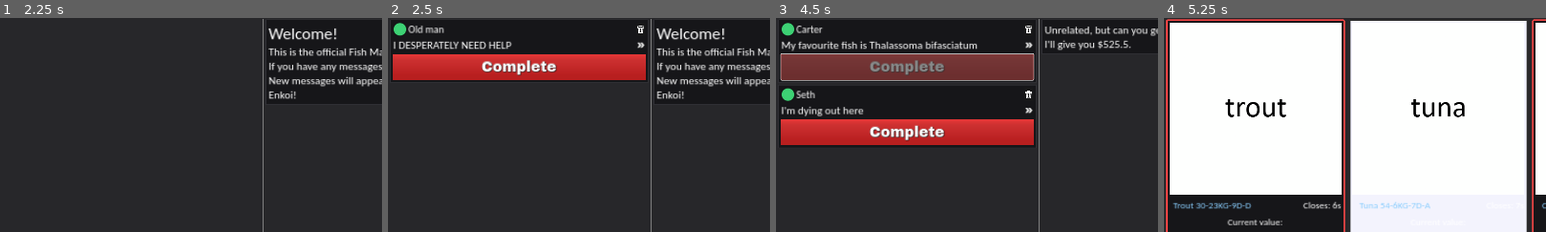
Above: before the commit, frames 1-4 (left to right).
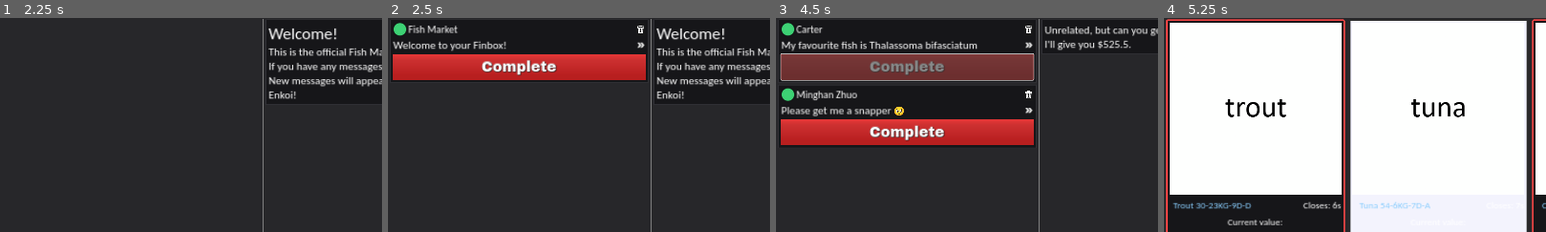
Above: after the commit, the same moments.

Repository: nirefi/fish
Game: Godot game, scene res://scenes/main.tscn
Same seed, same stepped clock (60 frames per second), same inputs: the game is played once before the commit and once after it.
Inputs (mouse positions are % of the whole screen's width and height, from its top left):
- Up to frame 1 (2.25 s): click "Browse" at 0.5 s; click "Offers" at 1.25 s; click "Storage" at 2 s
- Up to frame 2 (2.5 s): no input
- Up to frame 3 (4.5 s): click (33, 11) at 2.75 s; click (33, 15) at 3.5 s; click (17, 20) at 4.25 s
- Up to frame 4 (5.25 s): click "Browse" at 5 s
The pictures show only the part of the screen within x 0-50%, y 8-58%; the shares and areas given below are measured in that part.

Frame 1 is identical in both runs. In frame 2, 1.1% of the frame differs, in the area x 1-33%, y 3-16%; in frame 3, 1.1%, in the area x 1-34%, y 33-46%; in frame 4, nothing differs.

Commit message:
new offers

Diff:
--- /dev/null
+++ b/resources/offers/catfish_offer.tres
@@ -0,0 +1,22 @@
+[gd_resource type="Resource" script_class="OfferBase" load_steps=2 format=3 uid="uid://l3elth7ejp0y"]
+
+[ext_resource type="Script" path="res://scripts/offer_base.gd" id="1_slyef"]
+
+[resource]
+script = ExtResource("1_slyef")
+sender = "Mr Catfish"
+intro = "Hey there 😉"
+details = "It'd be lovely if you could get me a catfish, make sure it's alive and high quality. At least 80.
+- [color=#0798fa]Mr Catfish[/color] 💋"
+requirement = ""
+required_quality = 0
+required_size = 0
+required_expiration = 0
+required_alive = false
+exp_requirement = 0
+rarity = 1.0
+has_requirements = true
+money_reward = 0.0
+exp_reward = 0
+repeatable = false
+random_requirement = false
--- /dev/null
+++ b/resources/offers/gabe_offer.tres
@@ -0,0 +1,24 @@
+[gd_resource type="Resource" script_class="OfferBase" load_steps=2 format=3 uid="uid://wv3qtrmunb4"]
+
+[ext_resource type="Script" path="res://scripts/offer_base.gd" id="1_gt5ku"]
+
+[resource]
+script = ExtResource("1_gt5ku")
+sender = "Gabe"
+intro = "Need a new pet fish :("
+details = "My pet goldfish threw itself out of its enclosure :(
+I want a new pet fish, maybe a herring this time?
+I'm more than willing to pay you $MONEY_REWARD for this as long as it's alive.
+Thanks :-)"
+requirement = "Herring"
+required_quality = 0
+required_size = 0
+required_expiration = 0
+required_alive = true
+exp_requirement = 0
+rarity = 1.0
+has_requirements = true
+money_reward = 700.0
+exp_reward = 25
+repeatable = false
+random_requirement = false
--- /dev/null
+++ b/resources/offers/machine_offer.tres
@@ -0,0 +1,46 @@
+[gd_resource type="Resource" script_class="OfferBase" load_steps=2 format=3 uid="uid://cv00yjvq2usy7"]
+
+[ext_resource type="Script" path="res://scripts/offer_base.gd" id="1_hv7ag"]
+
+[resource]
+script = ExtResource("1_hv7ag")
+sender = "Machine"
+intro = "Fish"
+details = "Fish.
+Fish.
+Have you ever been fished?
+Fish.
+Fish.
+Do they keep you in an ice box?
+Fish.
+Fish.
+What's it like to hold the body of a [color=#f4902c]salmon[/color]?
+Market.
+Market.
+Do they teach your how to fish, rod to rod?
+Market.
+Market.
+Do you long for [color=#04de49]$MONEY_REWARD?[/color]
+Market.
+Market.
+Do you dream about fished?
+Market.
+Market.
+What's it like to touch your alevin with your fins?
+Market
+Market
+Do you feel that there's a part of you that's fishing?
+Market
+Market"
+requirement = "Salmon"
+required_quality = 0
+required_size = 0
+required_expiration = 0
+required_alive = false
+exp_requirement = 0
+rarity = 1.0
+has_requirements = true
+money_reward = 1000.0
+exp_reward = 100
+repeatable = false
+random_requirement = false
--- a/resources/offers/empty_offer.tres
+++ b/resources/offers/oldman_offer.tres
@@ -1,15 +1,13 @@
 [gd_resource type="Resource" script_class="OfferBase" load_steps=2 format=3 uid="uid://dxqc61uie2pao"]
 
-[ext_resource type="Script" path="res://scripts/offer_base.gd" id="1_6df0i"]
+[ext_resource type="Script" path="res://scripts/offer_base.gd" id="1_ye0mw"]
 
 [resource]
-script = ExtResource("1_6df0i")
+script = ExtResource("1_ye0mw")
 sender = "Old man"
 intro = "I DESPERATELY NEED HELP"
-details = "HI I WANT FISH_NAME BADLY!!
-I'LL GIVE YOU $MONEY_REWARD!!
-PLEASE!!
-IT NEEDS TO BE OF AT LEAST REQUIRED_QUALITY QUALITY AND AT LEAST REQUIRED_SIZE KGS BIG!! "
+details = "HELLOI WANT FISH_NAME BADLY!!I'LL GIVE YOU $MONEY_REWARD!! PLEASE!!
+IT NEEDS TO BE OF AT LEAST REQUIRED_QUALITY QUALITY AND AT LEAST REQUIRED_SIZE KGS!!"
 requirement = ""
 required_quality = 0
 required_size = 0
--- /dev/null
+++ b/resources/offers/sandy_offer.tres
@@ -0,0 +1,21 @@
+[gd_resource type="Resource" script_class="OfferBase" load_steps=2 format=3 uid="uid://ba3mvgwo1bdir"]
+
+[ext_resource type="Script" path="res://scripts/offer_base.gd" id="1_mjlps"]
+
+[resource]
+script = ExtResource("1_mjlps")
+sender = "Sandy Loam"
+intro = "I've made a terrible mistake"
+details = "I must reconcile with a friend and I think what she needs right now is a pike! Please get a big one, at least [color=#c44dbf]5kgs[/color]."
+requirement = "Pike"
+required_quality = 0
+required_size = 5
+required_expiration = 0
+required_alive = false
+exp_requirement = 0
+rarity = 1.0
+has_requirements = true
+money_reward = 470.0
+exp_reward = 60
+repeatable = false
+random_requirement = false
--- a/resources/offers/seth_offer.tres
+++ b/resources/offers/seth_offer.tres
@@ -6,7 +6,7 @@
 script = ExtResource("1_u1374")
 sender = "Seth"
 intro = "I'm dying out here"
-details = "I ate a rare water buffalo at the water market and I'm filling ill at ease. The only way to heal this weakness in me is if you can give me a fresh living carp. I'll give you $MONEY_REWARD in exchange."
+details = "I ate a rare water buffalo at the water market and I'm filling ill at ease. The only way for me to heal this ailment is if you can give me a fresh living carp. I'll give you $MONEY_REWARD in exchange."
 requirement = "Carp"
 required_quality = 0
 required_size = 0
